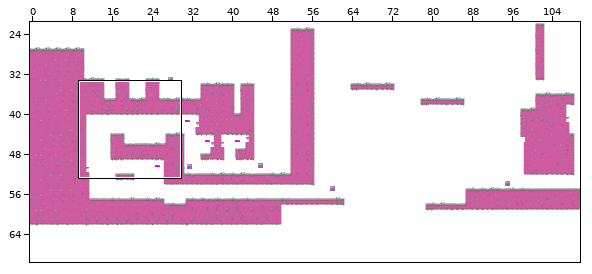
Tiled map, stored at res/maps/spacemap.tmx. Above, an overview of the earlier version with the close-up marked.
Close-up. As it was:
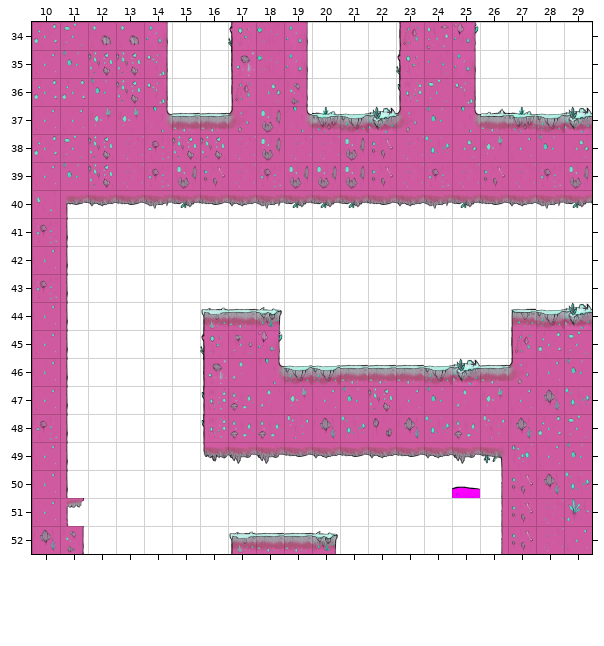
Cells are 64x64 px. Shown: x 10..29, y 34..52. The commit also changed other parts of the map, which this record leaves out. Tiles whose own drawing changed are shown in their newer look in all pictures.
Now the later version:
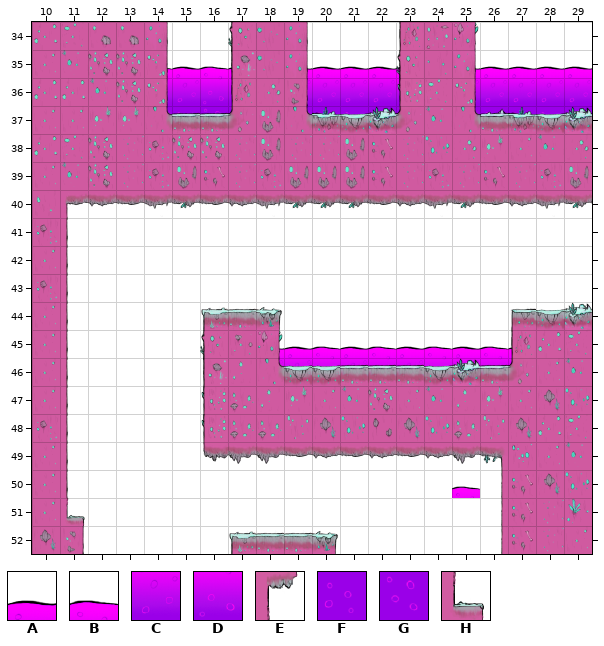
Key: from "tiledmap_final": A 179, B 180, C 204, D 205, E 211, F 229, G 230, H 236.
_ is an empty cell, . an unchanged one.
Tiles of an added or newly shown layer are drawn over the layers below it.
The exact change:
--- layer "LAVA" (added)
@@ x 14..29 @@
-35 ____._____._____
-36 ____._____._____
-37 ____._____._____
+35 BABA.AAAAB.AAAAA
+36 DCDC.CCCCD.CCCCC
+37 GFGF.FFFFG.FFFFF
@@ x 18..27 @@
-45 __________
-46 __________
+45 AABABABABA
+46 CCDCDCDCDC
--- layer "Tiles"
@@ x 11..11 @@
-51 E
+51 H
Changed places in both close-ups, as pixel boxes (x1, y1, x2, y2):
added: (166, 66, 233, 124)
added: (306, 66, 401, 132)
added: (474, 66, 592, 132)
added: (278, 346, 513, 384)
changed: (66, 498, 85, 526)
